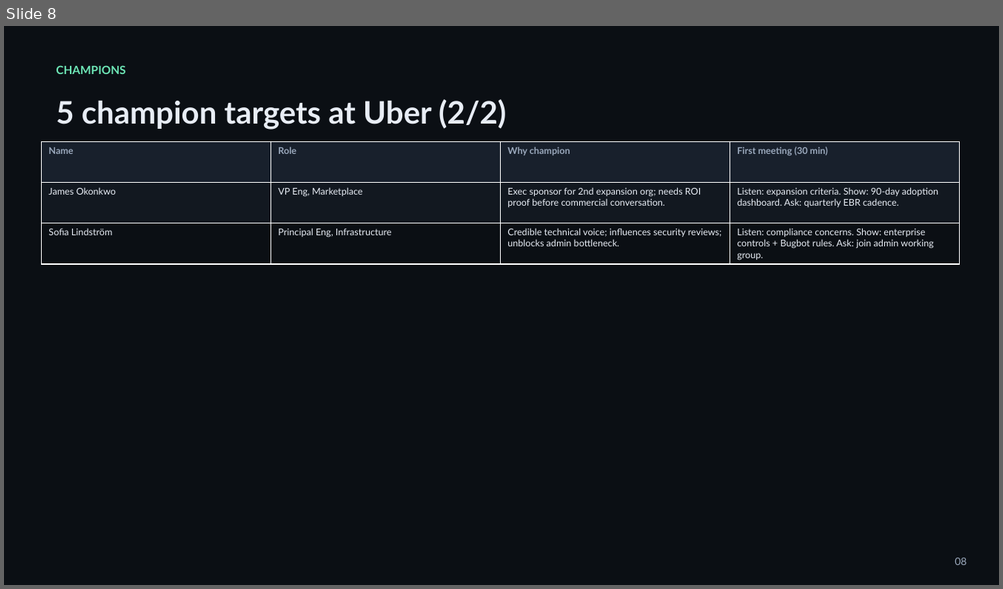
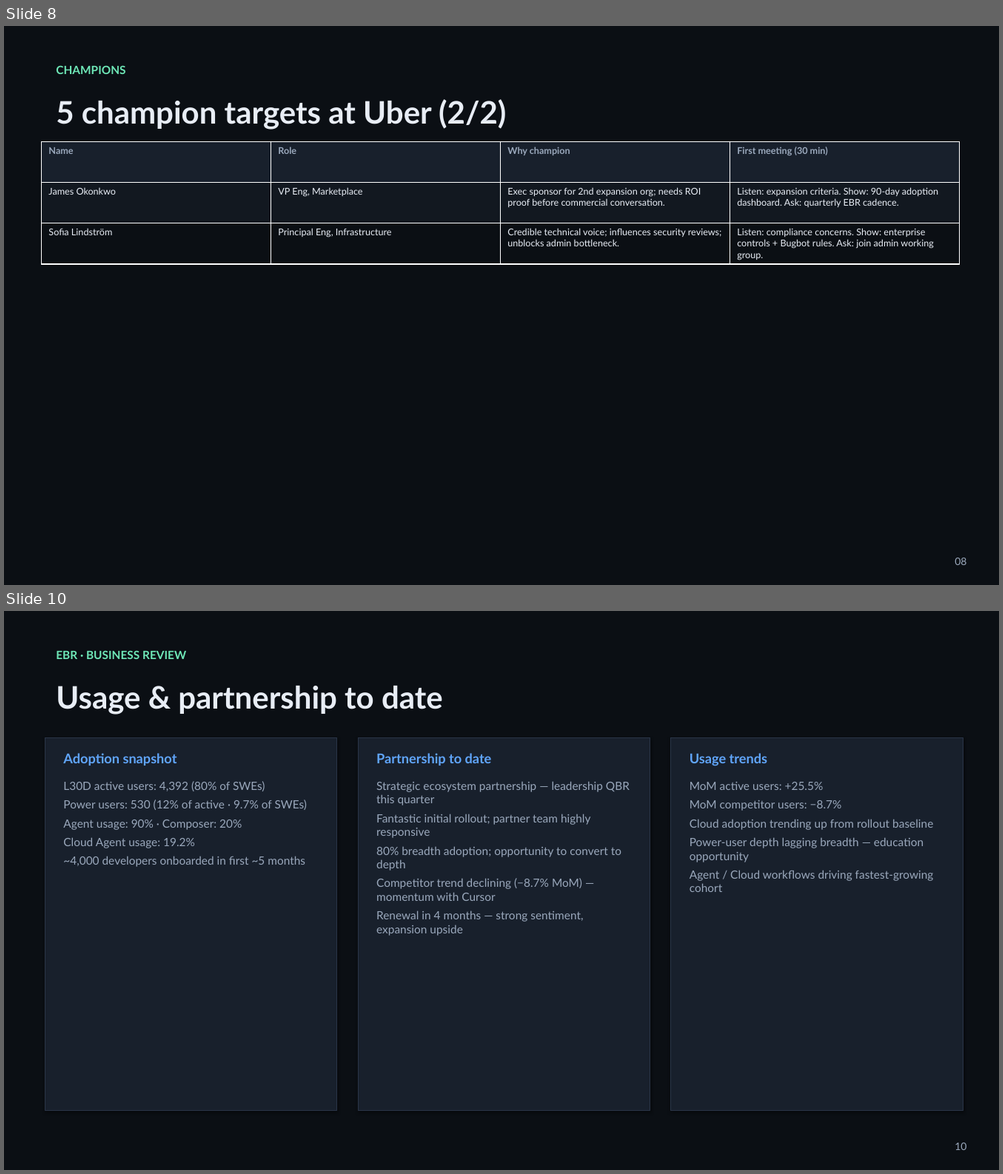
Before and after one commit to gsmith432/DEMO-blender, a slide deck: ebr-interview-deck/Executive_Business_Review_ADM_Interview.pptx. Shown one above the other, each under a label of ours: slide 8 before the commit, slides 8 and 10 after it; the slides between them are not shown. The pictures are 1003x589 and 1003x1174 pixels, drawn with LibreOffice and Linux fonts; fonts in the diff are those of the drawing. Boxes give left, top, right and bottom in pixels: in the first picture for what was removed or moved away, otherwise in the second. Text is boxed around its words. In the diff, an @@ line names an element or a change of style, - is before the commit and + after.

```diff
--- a/ebr-interview-deck/Executive_Business_Review_ADM_Interview.pptx
+++ b/ebr-interview-deck/Executive_Business_Review_ADM_Interview.pptx
@@ slide 10 added at (4, 611, 999, 1170), background #0B0F14 @@
@@ text added at (56, 650, 186, 659), 11 pt, text #6EE7B7, bold @@
+EBR · BUSINESS REVIEW
@@ text added at (56, 685, 443, 715), 30 pt, text #E8EDF5, bold @@
+Usage & partnership to date
@@ rectangle added at (45, 738, 337, 1111), fill #18202C, outline #2A3548 0.75 pt @@
@@ rectangle added at (358, 738, 649, 1111), fill #18202C, outline #2A3548 0.75 pt @@
@@ rectangle added at (671, 738, 963, 1111), fill #18202C, outline #2A3548 0.75 pt @@
@@ text added at (63, 753, 177, 766), 13 pt, text #60A5FA, bold @@
+Adoption snapshot
@@ text added at (376, 753, 492, 766), 13 pt, text #60A5FA, bold @@
+Partnership to date
@@ text added at (689, 753, 768, 766), 13 pt, text #60A5FA, bold @@
+Usage trends
@@ text added at (63, 781, 307, 867), 11 pt, text #9AA8BC @@
+L30D active users: 4,392 (80% of SWEs)
+Power users: 530 (12% of active · 9.7% of SWEs)
+Agent usage: 90% · Composer: 20%
+Cloud Agent usage: 19.2%
+~4,000 developers onboarded in first ~5 months
@@ text added at (376, 781, 629, 936), 11 pt, text #9AA8BC @@
+Strategic ecosystem partnership — leadership QBR this quarter
+Fantastic initial rollout; partner team highly responsive
+80% breadth adoption; opportunity to convert to depth
+Competitor trend declining (−8.7% MoM) — momentum with Cursor
+Renewal in 4 months — strong sentiment, expansion upside
@@ text added at (689, 782, 933, 892), 11 pt, text #9AA8BC @@
+MoM active users: +25.5%
+MoM competitor users: −8.7%
+Cloud adoption trending up from rollout baseline
+Power-user depth lagging breadth — education opportunity
+Agent / Cloud workflows driving fastest-growing cohort
@@ text added at (954, 1143, 966, 1150), 10 pt, text #9AA8BC @@
+10
```
Also in this commit, not shown: 10 slides changed, 3 other slides added, 4 slides removed, 1 other file.
